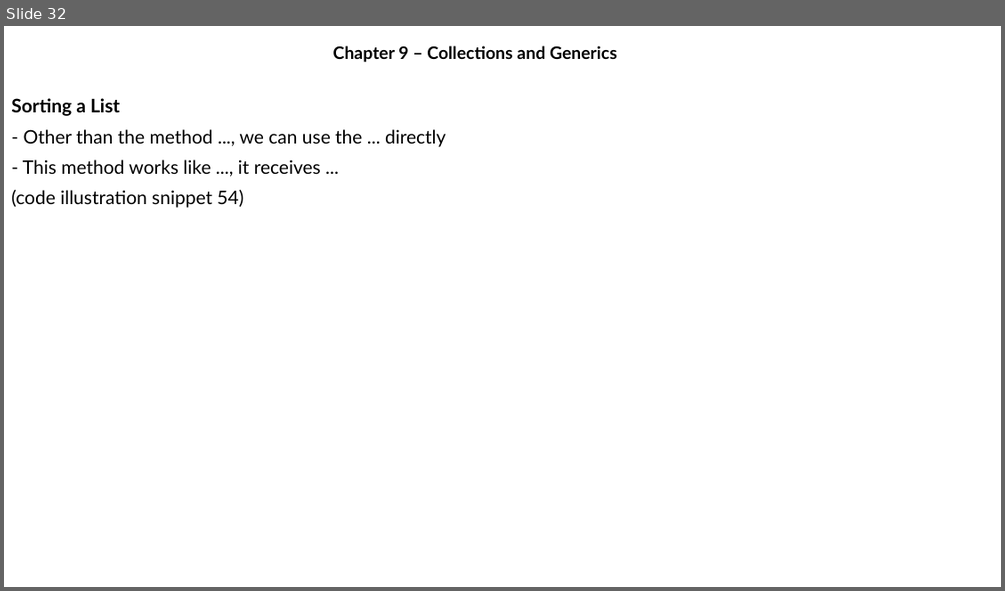
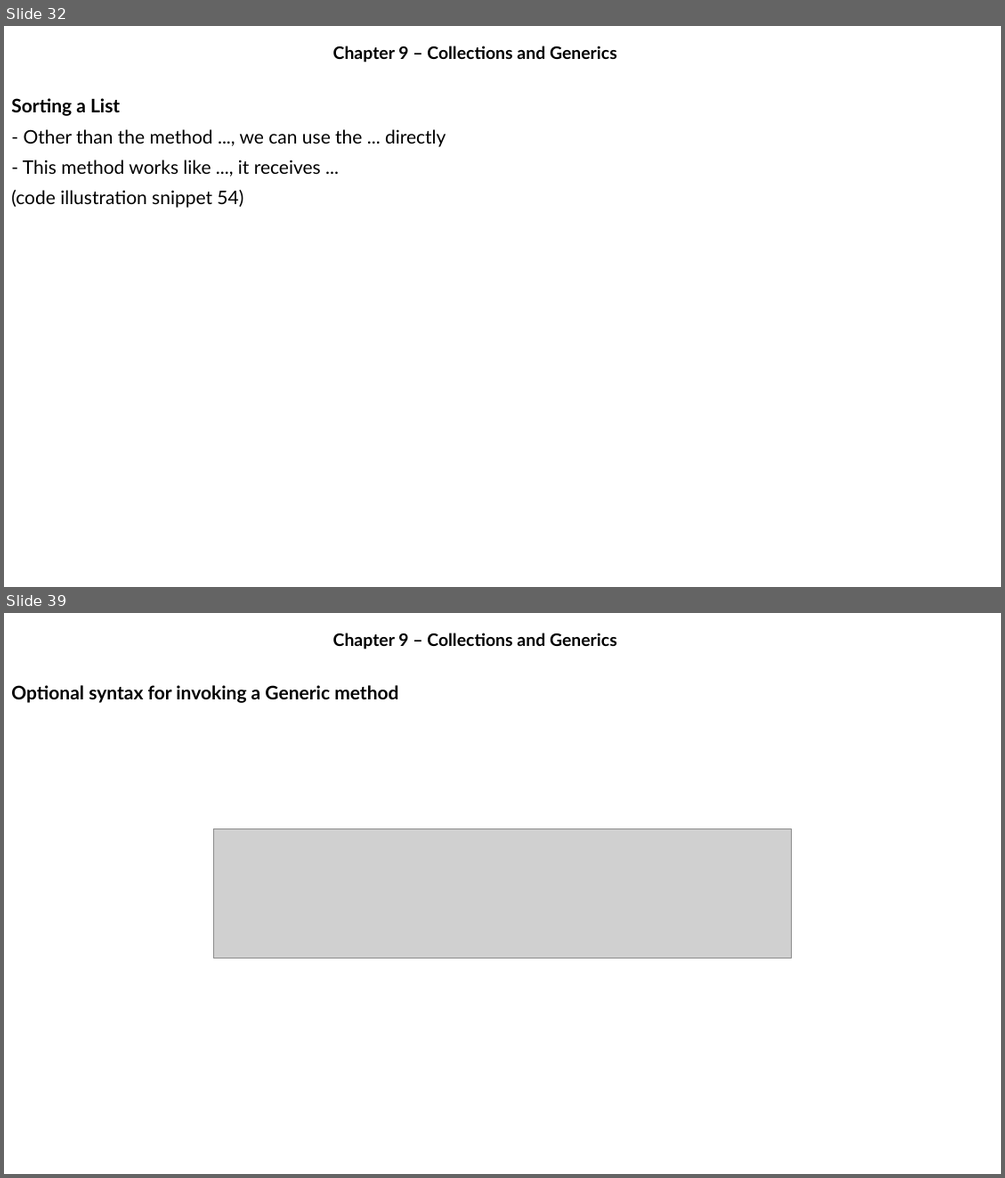
Before and after one commit to MaiDinhVinh/CS-Java, a slide deck: OCP17/old progress/Chapter 9 - Collections and Generics.pptx. Shown one above the other, each under a label of ours: slide 32 before the commit, slides 32 and 39 after it; the slides between them are not shown. The pictures are 1005x591 and 1005x1178 pixels, drawn with LibreOffice and Linux fonts; fonts in the diff are those of the drawing; grey boxes stand for pictures. Boxes give left, top, right and bottom in pixels: in the first picture for what was removed or moved away, otherwise in the second. Text is boxed around its words. In the diff, an @@ line names an element or a change of style, - is before the commit and + after.

```diff
--- a/OCP17/old progress/Chapter 9 - Collections and Generics.pptx
+++ b/OCP17/old progress/Chapter 9 - Collections and Generics.pptx
@@ slide 39 added at [4, 613, 1001, 1174], background #FFFFFF @@
@@ subtitle added at [333, 633, 617, 649], 16.6 pt, text #000000, bold @@
+Chapter 9 – Collections and Generics
@@ text added at [11, 685, 398, 703], 18 pt, text #000000, bold @@
+Optional syntax for invoking a Generic method
@@ picture added at [214, 829, 792, 958] @@
```
Also in this commit, not shown: 9 other slides added.
